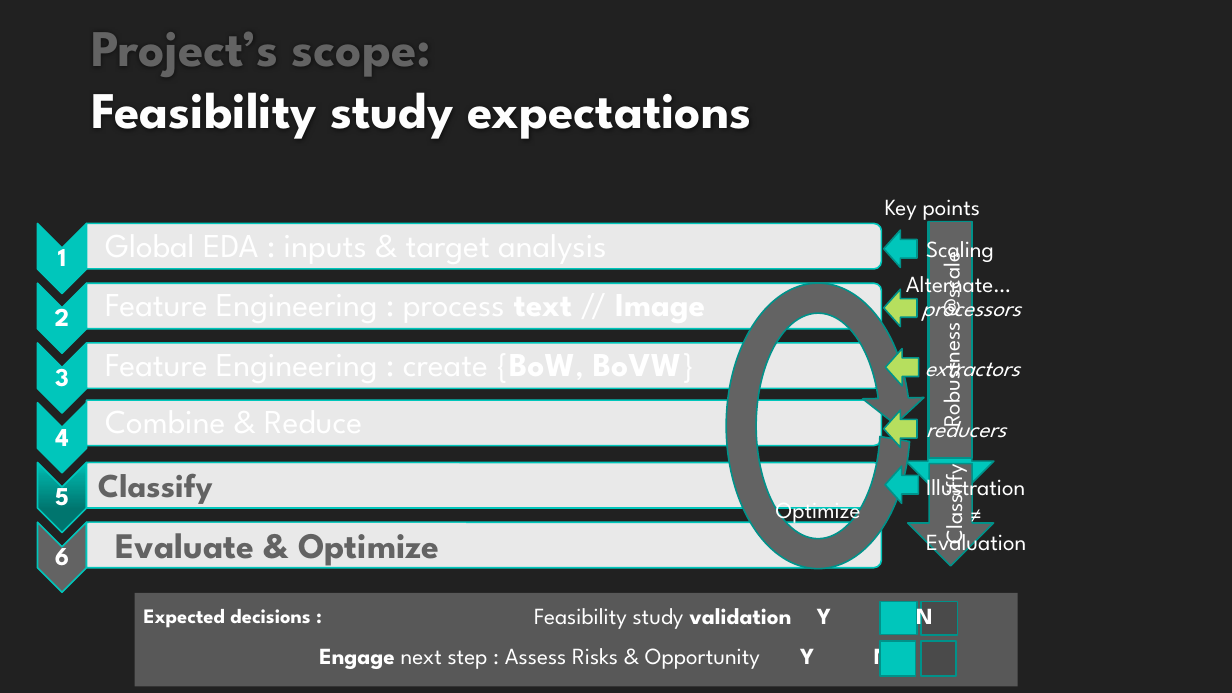
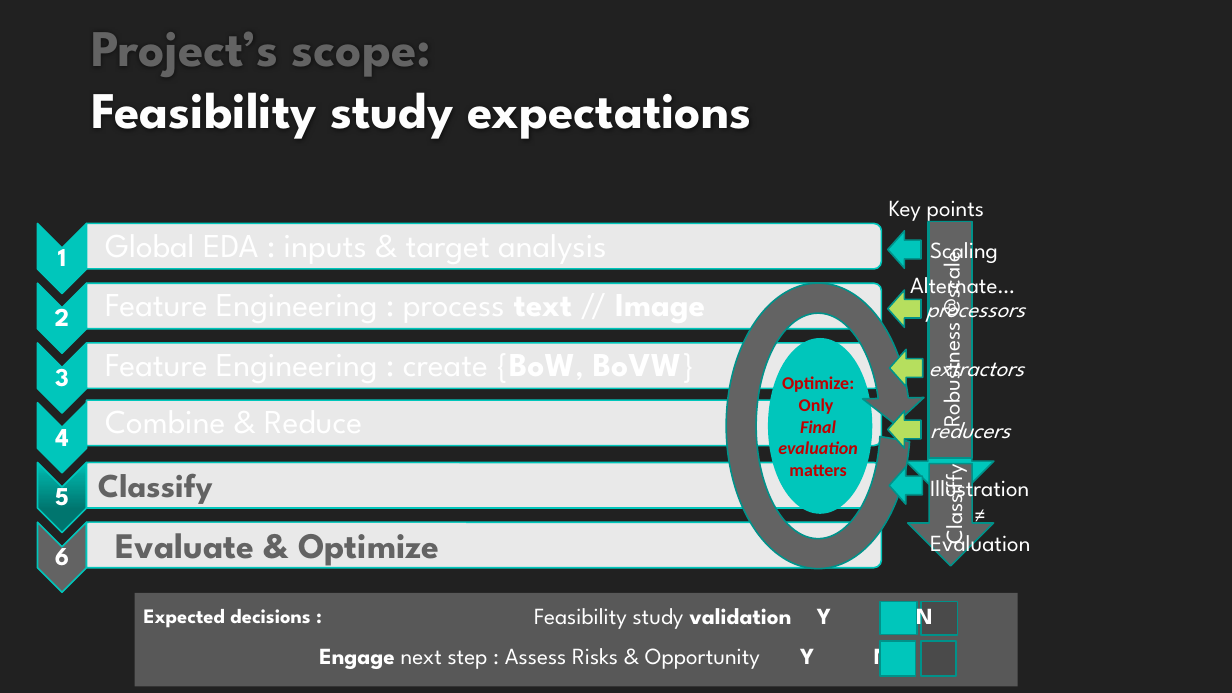
Before and after one commit to EtienneLardeur/P6_ClassificationEngine, a slide deck: slide 2 of P6_02_Support.pptx. Drawn at 1232x693 pixels with LibreOffice and Linux fonts; fonts in the diff are those of the drawing; background and template pictures are left out. Boxes give left, top, right and bottom in pixels: in the first picture for what was removed or moved away, otherwise in the second. Text is boxed around its words. In the diff, an @@ line names an element or a change of style, - is before the commit and + after.

```diff
--- a/P6_02_Support.pptx
+++ b/P6_02_Support.pptx
@@ ellipse added at bbox=[768, 338, 872, 514], fill #00C6BB @@
@@ 7 texts, 5 right arrows: place and size @@
-7 texts, 5 right arrows at bbox=[884, 199, 1026, 557]
+7 texts, 5 right arrows at bbox=[888, 200, 1030, 558]
@@ text in circular arrow at bbox=[778, 376, 857, 476]: text changed; size 18 to 14 pt; font League Spartan to Calibri; text colour #FFFFFF to #C00000; bold on @@
-Optimize
+Optimize:
+Only
+Final
+evaluation matters
```
Also in this commit, not shown: 4 slides added, 1 slide removed.
